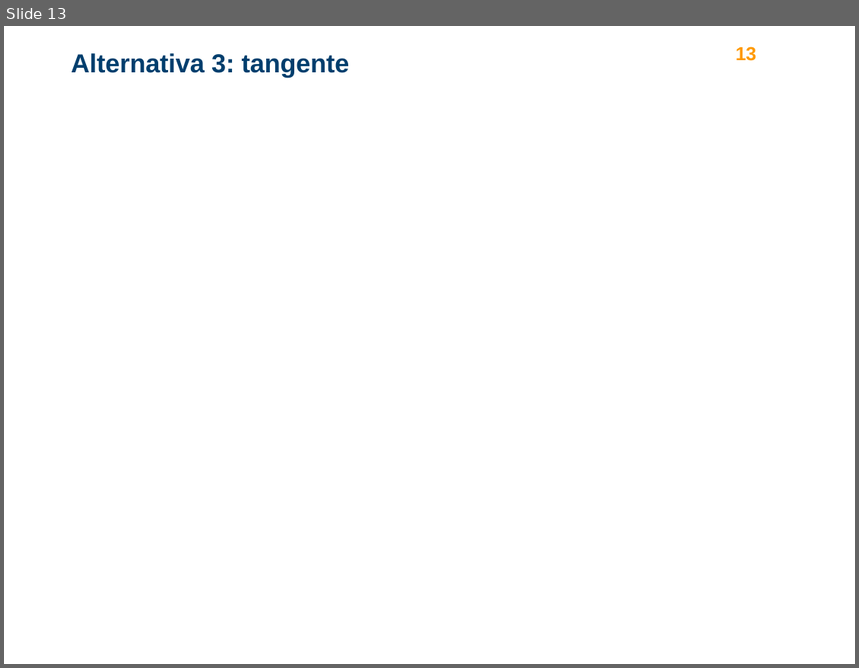
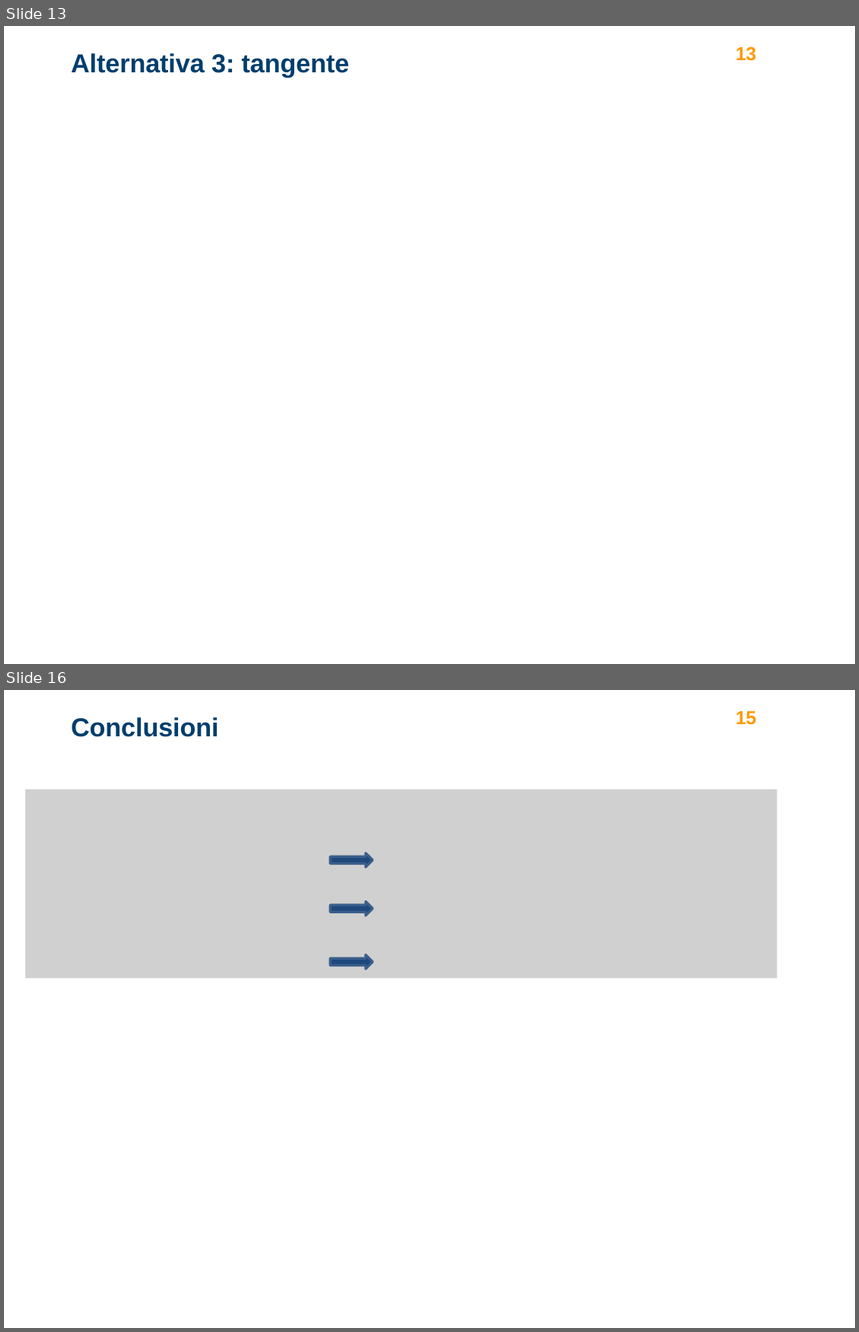
Before and after one commit to turcualexd/IAMS-progetto, a slide deck: Modelli relazione/ppt_presentazione.pptx. Shown one above the other, each under a label of ours: slide 13 before the commit, slides 13 and 16 after it; the slides between them are not shown. The pictures are 859x668 and 859x1332 pixels, drawn with LibreOffice and Linux fonts; fonts in the diff are those of the drawing; grey boxes stand for pictures; background and template pictures are left out. Boxes give left, top, right and bottom in pixels: in the first picture for what was removed or moved away, otherwise in the second. Text is boxed around its words. In the diff, an @@ line names an element or a change of style, - is before the commit and + after.

```diff
--- a/Modelli relazione/ppt_presentazione.pptx
+++ b/Modelli relazione/ppt_presentazione.pptx
@@ slide 16 added at box(4, 690, 855, 1328), background #FFFFFF @@
@@ text added at box(736, 711, 756, 725), 16 pt, text #FF9900, bold @@
+15
@@ title added at box(71, 717, 219, 737), 22 pt, text #003E6D, bold @@
+Conclusioni
@@ picture added at box(25, 790, 777, 979) @@
@@ right arrow added at box(330, 853, 373, 868), fill #1F497D, outline #3A5F8C 2 pt @@
@@ right arrow added at box(330, 902, 373, 916), fill #1F497D, outline #3A5F8C 2 pt @@
@@ right arrow added at box(330, 954, 373, 969), fill #1F497D, outline #3A5F8C 2 pt @@
```
Also in this commit, not shown: 3 slides changed, 1 other slide added.
